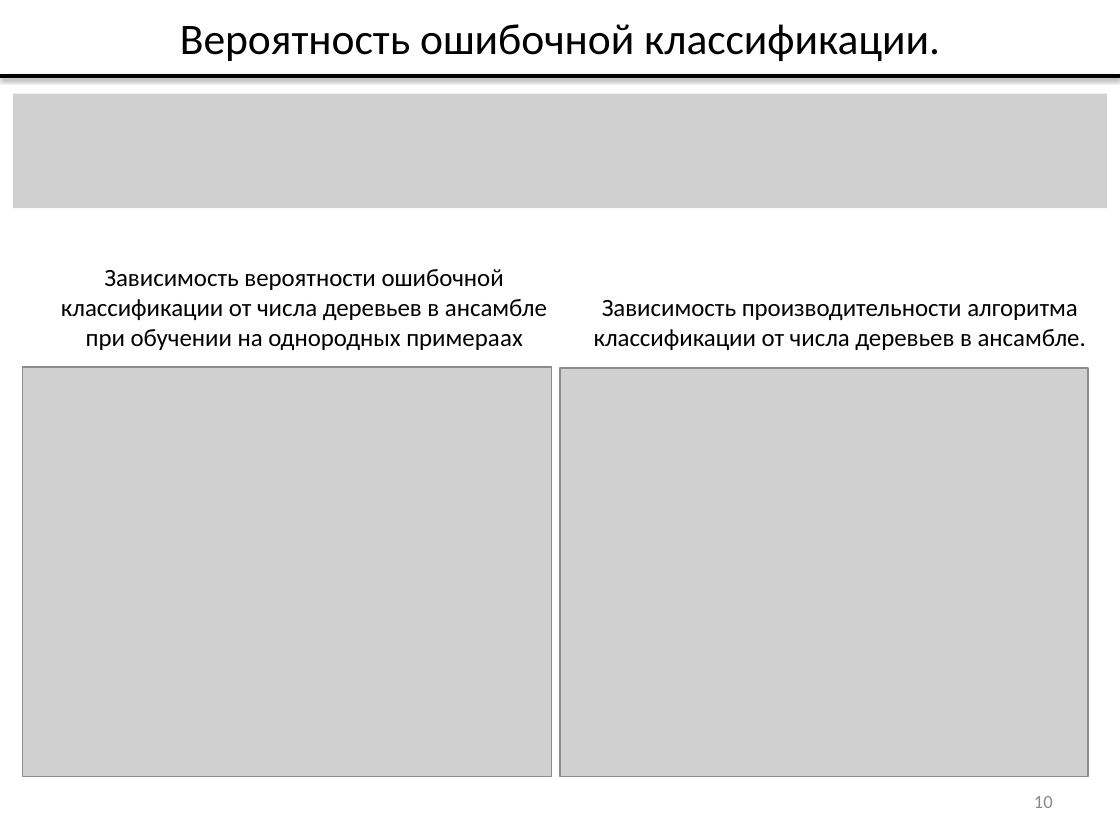
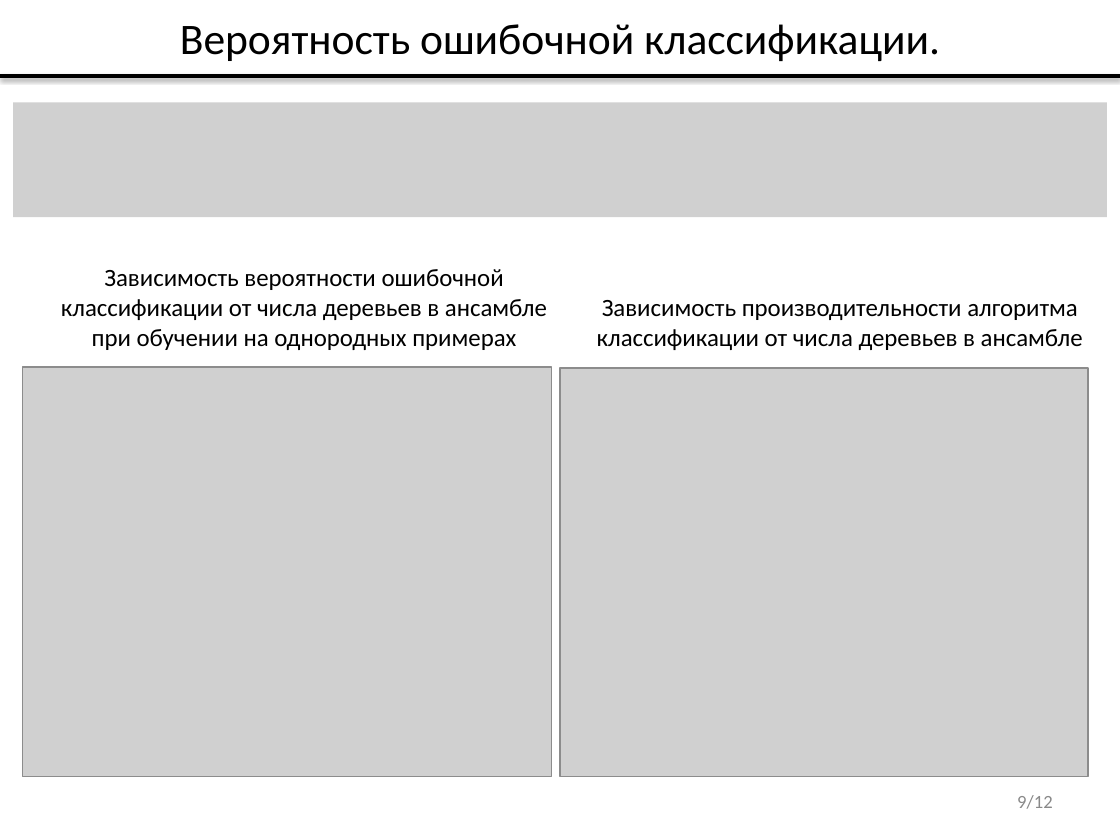
Before and after one commit to vladdimakov/cv2, a slide deck: slide 9 of ВКР/Презентация_Димаков_В.С._МП-40.pptx (slide 10 before the commit). Drawn at 1120x840 pixels with LibreOffice and Linux fonts; fonts in the diff are those of the drawing; grey boxes stand for pictures. Boxes give left, top, right and bottom in pixels: in the first picture for what was removed or moved away, otherwise in the second. Text is boxed around its words. In the diff, an @@ line names an element or a change of style, - is before the commit and + after.

```diff
--- a/ВКР/Презентация_Димаков_В.С._МП-40.pptx
+++ b/ВКР/Презентация_Димаков_В.С._МП-40.pptx
@@ picture: place and size @@
-picture at (13, 94, 1107, 208)
+picture at (13, 103, 1107, 217)
@@ text at (61, 269, 547, 350): text changed @@
-Зависимость вероятности ошибочной классификации от числа деревьев в ансамбле при обучении на однородных примераaх
+Зависимость вероятности ошибочной классификации от числа деревьев в ансамбле при обучении на однородных примерах
@@ text at (597, 300, 1083, 350): text changed @@
-Зависимость производительности алгоритма классификации от числа деревьев в ансамбле.
+Зависимость производительности алгоритма классификации от числа деревьев в ансамбле
@@ page number at (1017, 795, 1053, 809): text changed @@
-10
+9/12
```
Also in this commit, not shown: 9 other slides changed, 3 slides removed, 1 other file.
